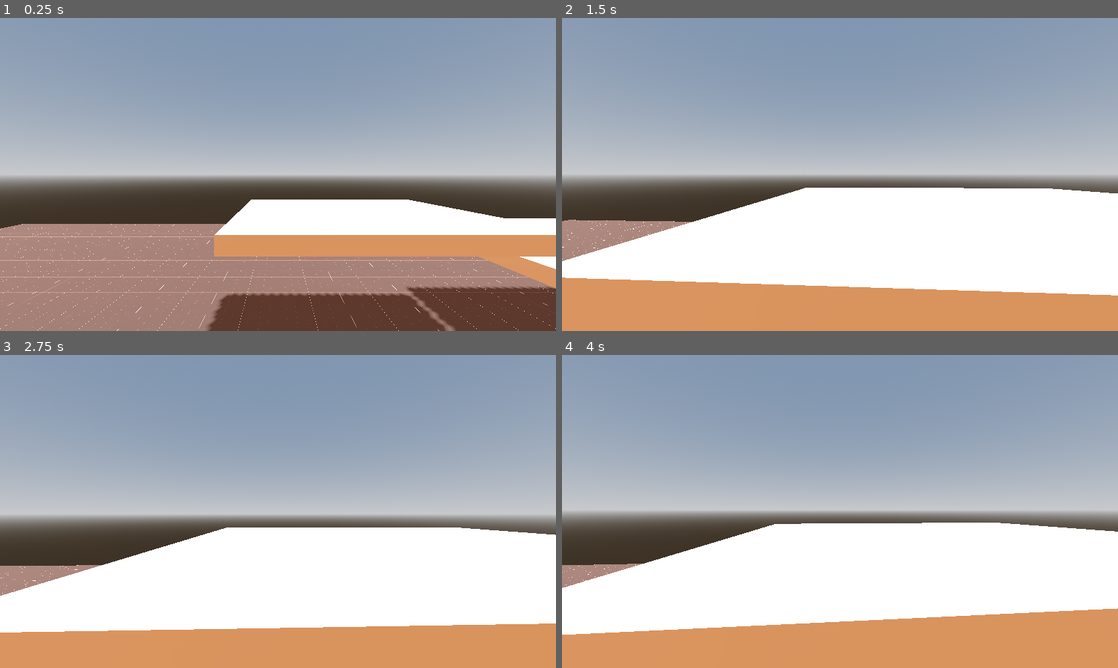
Above: before the commit, frames 1-4 (two rows, left to right).
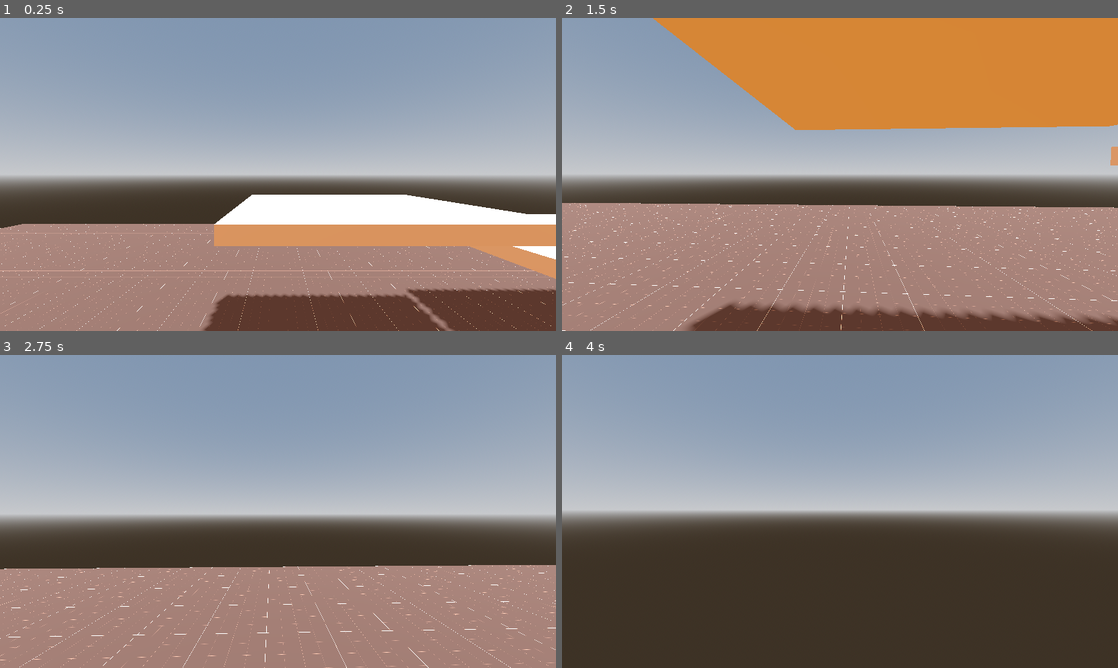
Above: after the commit, the same moments.

Repository: BananaHolograma/godot-personal-template
Game: Godot game, scene res://scenes/test/playground.tscn
Two runs of this game, one before a commit and one after it. Both use one fixed random seed, a clock stepped at 60 frames per second and the inputs below. The project has no main scene, so this scene is started directly.
Inputs (mouse positions are in pixels of both pictures, inside the frame that each line leads up to):
- Up to frame 1 (0.25 s): no input
- Up to frame 2 (1.5 s): move the mouse to (867, 174) at 0.52 s; hold Ctrl (crouch, bound only after the commit) 0.53-1.28 s; hold Up (ui_up) from 0.53 s (still down); move the mouse to (812, 174) at 1.27 s; tap E (interact) at 1.35 s
- Up to frame 3 (2.75 s): keep holding Up (ui_up); tap Ctrl (crouch, bound only after the commit) at 1.55 s; move the mouse to (289, 505) at 2.02 s; hold Ctrl (crouch, bound only after the commit) from 2.03 s (still down)
- Up to frame 4 (4 s): keep holding Up (ui_up); move the mouse to (834, 517) at 2.77 s; release Ctrl (crouch, bound only after the commit) at 2.78 s; tap Ctrl (crouch, bound only after the commit) at 2.85 s; tap Enter at 3.5 s; move the mouse to (878, 514) at 3.52 s; hold Ctrl (crouch, bound only after the commit) from 3.53 s (still down); tap E (interact) at 3.6 s

The runs differ from the first frame. In frame 1, 7.0% of the frame differs, in the area x 0-100%, y 56-100%; in frame 2, 67%, in the area x 0-100%, y 0-100%; in frame 3, 40%; in frame 4, 42%.

Commit message:
crouch state with proper animation player and shape casts

Diff:
--- a/components/movement/first-person/first_person_controller.gd
+++ b/components/movement/first-person/first_person_controller.gd
@@ -1,5 +1,4 @@
 class_name FirstPersonController extends CharacterBody3D
-
 
 @export_group("Mechanics")
 @export var JUMP := true
@@ -11,8 +10,12 @@
 @export var CROUCH := true
 @export var CRAWL := true
 
+@onready var finite_state_machine: FiniteStateMachine = $FiniteStateMachine
 @onready var camera: Camera3D = %Camera3D
 @onready var head: Node3D = $Head
+@onready var ceil_shape_detector: ShapeCast3D = %CeilShapeCast
+@onready var stand_collision_shape: CollisionShape3D = $StandCollisionShape
+@onready var crouch_collision_shape: CollisionShape3D = $CrouchCollisionShape
 
 ## TODO - GET VALUES FROM GAME SETTINGS SAVED GAME
 @export_group("Camera parameters")
@@ -32,6 +35,8 @@
 	GameEvents.lock_player.connect(lock_player.bind(true))
 	GameEvents.unlock_player.connect(lock_player.bind(false))
 
+	finite_state_machine.state_changed.connect(on_state_changed)
+
 
 func _unhandled_input(event: InputEvent):
 	if not locked and event is InputEventMouseMotion and Input.mouse_mode == Input.MOUSE_MODE_CAPTURED:
@@ -39,10 +44,6 @@
 
 	if Input.is_action_just_pressed("ui_cancel"):
 		_switch_mouse_mode()
-
-
-func _physics_process(delta):
-	pass
 
 
 func rotate_camera(relative_x: float, relative_y: float):
@@ -56,6 +57,22 @@
 
 	rotation.y =  lerp_angle(rotation.y, target_rotation_y, camera_sensitivity)
 	head.rotation.x = lerp_angle(head.rotation.x, target_rotation_x, camera_sensitivity)
+
+
+func update_collisions(current_state: State):
+	match current_state.name:
+		"Idle", "Walk":
+			stand_collision_shape.disabled = false
+			crouch_collision_shape.disabled = true
+		"Crouch":
+			stand_collision_shape.disabled = true
+			crouch_collision_shape.disabled = false
+		"Crawl":
+			stand_collision_shape.disabled = true
+			crouch_collision_shape.disabled = true
+		_:
+			stand_collision_shape.disabled = false
+			crouch_collision_shape.disabled = true
 
 
 ## TODO - SET WHERE TO LOCK THE MOVEMENT
@@ -73,3 +90,7 @@
 		Input.mouse_mode = Input.MOUSE_MODE_VISIBLE
 	else:
 		Input.mouse_mode = Input.MOUSE_MODE_CAPTURED
+
+### SIGNAL CALLBACKS ###
+func on_state_changed(_previous: State, _current: State):
+	update_collisions(_current)
--- a/components/movement/first-person/first_person_controller.tscn
+++ b/components/movement/first-person/first_person_controller.tscn
@@ -1,31 +1,111 @@
-[gd_scene load_steps=7 format=3 uid="uid://dxitjfxwkshxj"]
+[gd_scene load_steps=13 format=3 uid="uid://dxitjfxwkshxj"]
 
 [ext_resource type="Script" path="res://components/movement/first-person/first_person_controller.gd" id="1_h8wkm"]
 [ext_resource type="Script" path="res://components/behaviour/finite-state-machine/finite-state-machine.gd" id="2_uhxxt"]
 [ext_resource type="Script" path="res://components/movement/first-person/states/idle.gd" id="3_snwrv"]
 [ext_resource type="Script" path="res://components/movement/first-person/states/walk.gd" id="4_vfkqp"]
+[ext_resource type="Script" path="res://components/movement/first-person/states/crouch.gd" id="5_7267j"]
 
-[sub_resource type="CapsuleShape3D" id="CapsuleShape3D_cwtca"]
-radius = 0.306
-height = 0.690229
+[sub_resource type="Animation" id="Animation_abq5f"]
+resource_name = "crouch"
+length = 0.3
+tracks/0/type = "value"
+tracks/0/imported = false
+tracks/0/enabled = true
+tracks/0/path = NodePath("Head:position")
+tracks/0/interp = 1
+tracks/0/loop_wrap = true
+tracks/0/keys = {
+"times": PackedFloat32Array(0, 0.3),
+"transitions": PackedFloat32Array(1, 1),
+"update": 0,
+"values": [Vector3(0, 0.836, 0), Vector3(0, 0.134, 0)]
+}
+tracks/1/type = "value"
+tracks/1/imported = false
+tracks/1/enabled = true
+tracks/1/path = NodePath("CeilShapeCast:position")
+tracks/1/interp = 1
+tracks/1/loop_wrap = true
+tracks/1/keys = {
+"times": PackedFloat32Array(0, 0.3),
+"transitions": PackedFloat32Array(1, 1),
+"update": 0,
+"values": [Vector3(0, 1.697, 0), Vector3(0, 1, 0)]
+}
+
+[sub_resource type="Animation" id="Animation_p3lw6"]
+length = 0.001
+tracks/0/type = "value"
+tracks/0/imported = false
+tracks/0/enabled = true
+tracks/0/path = NodePath("Head:position")
+tracks/0/interp = 1
+tracks/0/loop_wrap = true
+tracks/0/keys = {
+"times": PackedFloat32Array(0),
+"transitions": PackedFloat32Array(1),
+"update": 0,
+"values": [Vector3(0, 0.836, 0)]
+}
+tracks/1/type = "value"
+tracks/1/imported = false
+tracks/1/enabled = true
+tracks/1/path = NodePath("CeilShapeCast:position")
+tracks/1/interp = 1
+tracks/1/loop_wrap = true
+tracks/1/keys = {
+"times": PackedFloat32Array(0),
+"transitions": PackedFloat32Array(1),
+"update": 0,
+"values": [Vector3(0, 1.57702, 0)]
+}
+
+[sub_resource type="Animation" id="Animation_miwiu"]
+resource_name = "crawl"
+
+[sub_resource type="AnimationLibrary" id="AnimationLibrary_t4eih"]
+_data = {
+"RESET": SubResource("Animation_p3lw6"),
+"crawl": SubResource("Animation_miwiu"),
+"crouch": SubResource("Animation_abq5f")
+}
 
 [sub_resource type="CapsuleShape3D" id="CapsuleShape3D_5lhmj"]
-radius = 0.30624
+radius = 0.3
 height = 1.8
+
+[sub_resource type="CapsuleShape3D" id="CapsuleShape3D_6mqlo"]
+radius = 0.3
+height = 1.12006
+
+[sub_resource type="CapsuleShape3D" id="CapsuleShape3D_dupr8"]
+radius = 0.3
+height = 0.7
 
 [node name="Actor" type="CharacterBody3D"]
 collision_layer = 4
 script = ExtResource("1_h8wkm")
 
-[node name="CeilShapeDetector" type="CollisionShape3D" parent="."]
-transform = Transform3D(1, 0, 0, 0, 1, 0, 0, 0, 1, 0, 0.751189, 0)
-shape = SubResource("CapsuleShape3D_cwtca")
+[node name="AnimationPlayer" type="AnimationPlayer" parent="."]
+libraries = {
+"": SubResource("AnimationLibrary_t4eih")
+}
 
-[node name="BodyCollisionShape" type="CollisionShape3D" parent="."]
+[node name="StandCollisionShape" type="CollisionShape3D" parent="."]
 shape = SubResource("CapsuleShape3D_5lhmj")
 
+[node name="CrouchCollisionShape" type="CollisionShape3D" parent="."]
+transform = Transform3D(1, 0, 0, 0, 1, 0, 0, 0, 1, 0, -0.337916, 0)
+shape = SubResource("CapsuleShape3D_6mqlo")
+
+[node name="CeilShapeCast" type="ShapeCast3D" parent="."]
+unique_name_in_owner = true
+transform = Transform3D(1, 0, 0, 0, 1, 0, 0, 0, 1, 0, 1.57702, 0)
+shape = SubResource("CapsuleShape3D_dupr8")
+
 [node name="Head" type="Node3D" parent="."]
-transform = Transform3D(1, 0, 0, 0, 1, 0, 0, 0, 1, 0, 0.83649, 0)
+transform = Transform3D(1, 0, 0, 0, 1, 0, 0, 0, 1, 0, 0.836, 0)
 
 [node name="Eyes" type="Node3D" parent="Head"]
 transform = Transform3D(1, 0, 0, 0, 1, 0, 0, 0, 1, 0, -0.0948911, 0)
@@ -46,3 +126,6 @@
 
 [node name="Walk" type="Node" parent="FiniteStateMachine"]
 script = ExtResource("4_vfkqp")
+
+[node name="Crouch" type="Node" parent="FiniteStateMachine"]
+script = ExtResource("5_7267j")
--- /dev/null
+++ b/components/movement/first-person/states/crouch.gd
@@ -0,0 +1,27 @@
+class_name CrouchFirstPerson extends Motion
+
+@export var speed := 2.0
+
+
+func _enter() -> void:
+	if previous_states.is_empty() or not previous_states.back().name in ["Crawl", "Slide"]:
+		animation_player.play("crouch")
+
+
+func _exit():
+	animation_player.play_backwards("crouch")
+
+
+func physics_update(delta: float):
+	super.physics_update(delta)
+
+	if not Input.is_action_pressed("crouch") and not FSM.actor.ceil_shape_detector.is_colliding():
+		if FSM.actor.velocity.is_zero_approx():
+			state_finished.emit("Idle", {})
+		else:
+			state_finished.emit("Walk", {})
+
+
+	move(speed)
+
+	FSM.actor.move_and_slide()
--- a/components/movement/first-person/states/idle.gd
+++ b/components/movement/first-person/states/idle.gd
@@ -9,3 +9,5 @@
 
 	FSM.actor.velocity = lerp(FSM.actor.velocity, Vector3.ZERO, delta * friction)
 	FSM.actor.move_and_slide()
+
+	detect_crouch()
--- a/components/movement/first-person/states/motion.gd
+++ b/components/movement/first-person/states/motion.gd
@@ -3,8 +3,9 @@
 signal gravity_enabled
 signal gravity_disabled
 
+@export_group("Gravity")
 ## The world gravity that it`s being applied to objects
-@export var gravity := ProjectSettings.get_setting("physics/3d/default_gravity") as float
+@export var gravity := 9.8
 ## Enable or disable the gravity
 @export var gravity_active := true:
 	set(value):
@@ -15,17 +16,20 @@
 				gravity_disabled.emit()
 
 		gravity_active = value
+## The limit max velocity that can reach the actor when is falling
+@export var fall_velocity_limit: float = 300.0
+
+@export_group("Motion")
 ## The friction value for decelerate motion
 @export var friction: float = 7.0
-## The limit max velocity that can reach the actor when is falling
-@export var fall_velocity_limit: float = 300.0
+
+@onready var animation_player: AnimationPlayer = owner.get_node("AnimationPlayer")
 
 var transformed_input := TransformedInput.new()
 
 
 func physics_update(delta: float):
-	transformed_input.update_input_direction(FSM.actor as CharacterBody3D)
-
+	transformed_input.update_input_direction(FSM.actor as FirstPersonController)
 
 	if gravity_active and not FSM.actor.is_on_floor():
 		FSM.actor.velocity.y -= gravity * delta
@@ -41,6 +45,11 @@
 		# https://github.com/godotengine/godot/pull/73873
 		FSM.actor.velocity.x = lerp(FSM.actor.velocity.x, world_coordinate_space_direction.x * speed, delta * friction)
 		FSM.actor.velocity.z = lerp(FSM.actor.velocity.z, world_coordinate_space_direction.z * speed, delta * friction)
+
+
+func detect_crouch():
+	if Input.is_action_pressed("crouch") and FSM.actor.is_on_floor() and FSM.actor.CROUCH:
+		state_finished.emit("Crouch", {})
 
 
 func enable_gravity():
--- a/components/movement/first-person/states/walk.gd
+++ b/components/movement/first-person/states/walk.gd
@@ -14,3 +14,5 @@
 
 
 	FSM.actor.move_and_slide()
+
+	detect_crouch()
--- a/project.godot
+++ b/project.godot
@@ -115,6 +115,11 @@
 "events": [Object(InputEventKey,"resource_local_to_scene":false,"resource_name":"","device":-1,"window_id":0,"alt_pressed":false,"shift_pressed":false,"ctrl_pressed":false,"meta_pressed":false,"pressed":false,"keycode":0,"physical_keycode":80,"key_label":0,"unicode":112,"echo":false,"script":null)
 ]
 }
+crouch={
+"deadzone": 0.5,
+"events": [Object(InputEventKey,"resource_local_to_scene":false,"resource_name":"","device":-1,"window_id":0,"alt_pressed":false,"shift_pressed":false,"ctrl_pressed":false,"meta_pressed":false,"pressed":false,"keycode":0,"physical_keycode":4194326,"key_label":0,"unicode":0,"echo":false,"script":null)
+]
+}
 
 [internationalization]
 
--- a/scenes/test/playground.tscn
+++ b/scenes/test/playground.tscn
@@ -46,12 +46,12 @@
 size = Vector3(0.0708618, 2.94055, 6.08203)
 
 [node name="CSGBox3D3" type="CSGBox3D" parent="."]
-transform = Transform3D(1, 0, 0, 0, 1, 0, 0, 0, 1, 0.97699, 1.43115, -4.76332)
+transform = Transform3D(1, 0, 0, 0, 1, 0, 0, 0, 1, 0.97699, 1.51493, -4.76332)
 use_collision = true
 size = Vector3(2.95398, 0.17041, 2.29785)
 
 [node name="CSGBox3D4" type="CSGBox3D" parent="."]
-transform = Transform3D(1, 0, 0, 0, 1, 0, 0, 0, 1, 3.93975, 1.06661, -4.76332)
+transform = Transform3D(1, 0, 0, 0, 1, 0, 0, 0, 1, 3.93975, 1.15039, -4.76332)
 use_collision = true
 size = Vector3(2.95398, 0.17041, 2.29785)
 
